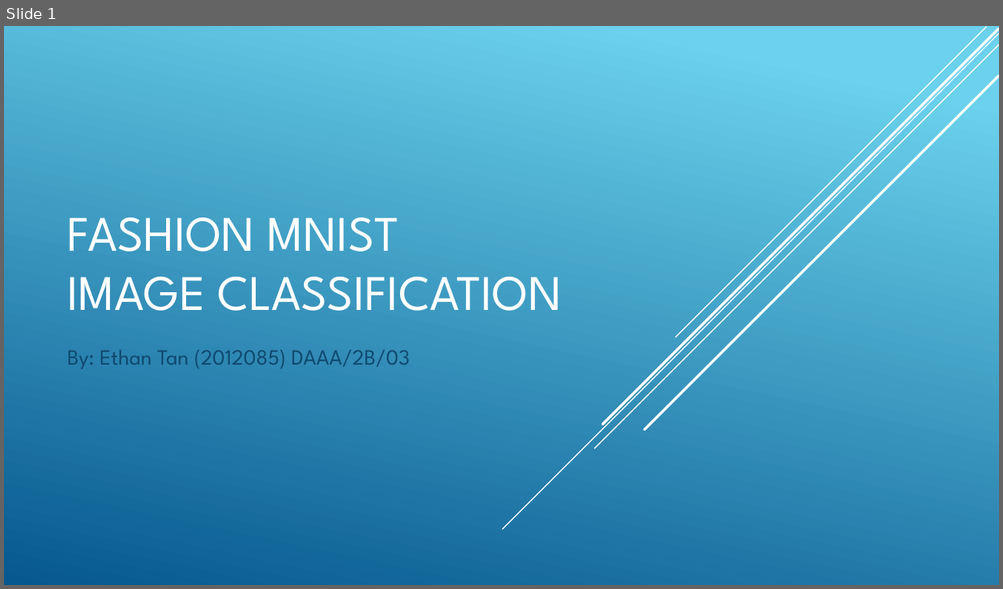
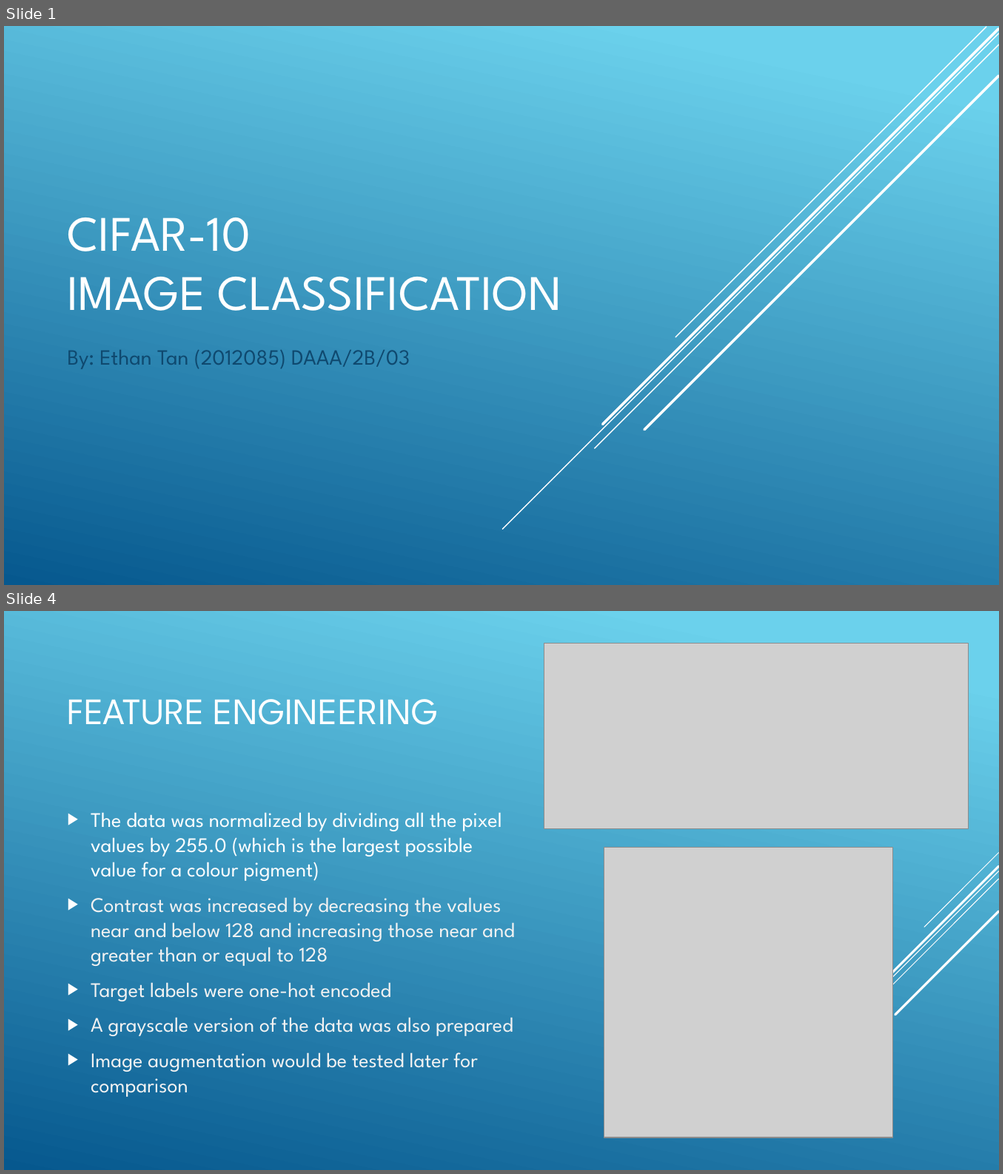
Before and after one commit to ethanolx/Fashion-CIFAR10-CV-py, a slide deck: doc/part-b.pptx. Shown one above the other, each under a label of ours: slide 1 before the commit, slides 1 and 4 after it; the slides between them are not shown. The pictures are 1003x589 and 1003x1174 pixels, drawn with LibreOffice and Linux fonts; fonts in the diff are those of the drawing; grey boxes stand for pictures. Boxes give left, top, right and bottom in pixels: in the first picture for what was removed or moved away, otherwise in the second. Text is boxed around its words. In the diff, an @@ line names an element or a change of style, - is before the commit and + after.

```diff
--- a/doc/part-b.pptx
+++ b/doc/part-b.pptx
@@ slide 4 added at box(4, 611, 999, 1170), background gradient #6ED2EB to #06588E @@
@@ picture added at box(544, 644, 969, 829) @@
@@ title added at box(68, 699, 438, 725), 36 pt, text #FFFFFF @@
+FEATURE ENGINEERING
@@ text added at box(91, 812, 515, 1097), 20 pt, text #F2F2F2 @@
+▶ The data was normalized by dividing all the pixel values by 255.0 (which is the largest possible value for a colour pigment)
+▶ Contrast was increased by decreasing the values near and below 128 and increasing those near and greater than or equal to 128
+▶ Target labels were one-hot encoded
+▶ A grayscale version of the data was also prepared
+▶ Image augmentation would be tested later for comparison
@@ picture added at box(604, 847, 893, 1138) @@
@@ group added at box(755, 853, 999, 1115): 5 lines @@
@@ slide 1 changed as well @@
@@ title at box(68, 218, 561, 311): text changed @@
-FASHION MNIST
-IMAGE CLASSIFICATION
+CIFAR-10
+IMAGE CLASSIFICATION
```
Also in this commit, not shown: 3 other slides changed, 4 other slides added, 4 slides removed, 9 other files.
